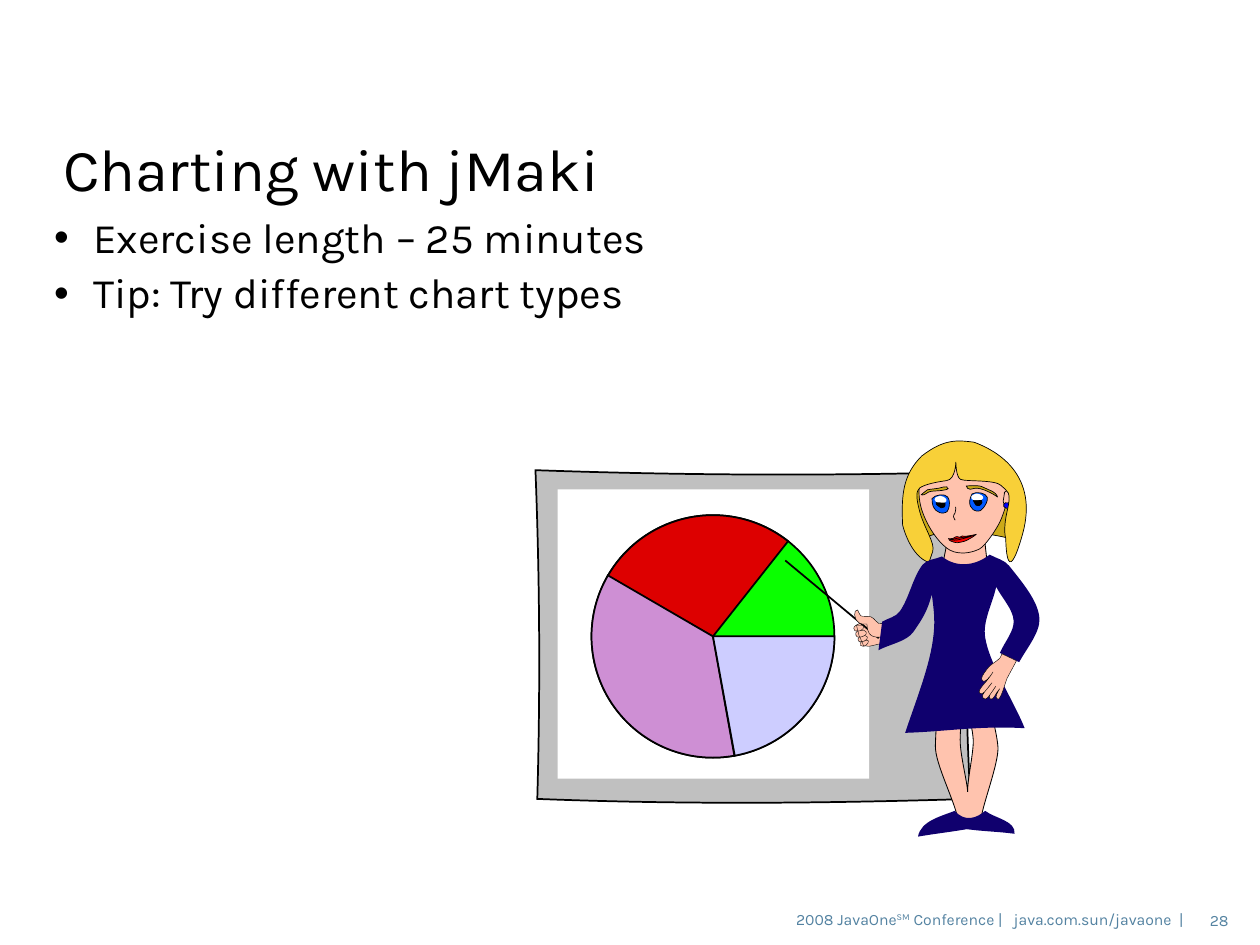
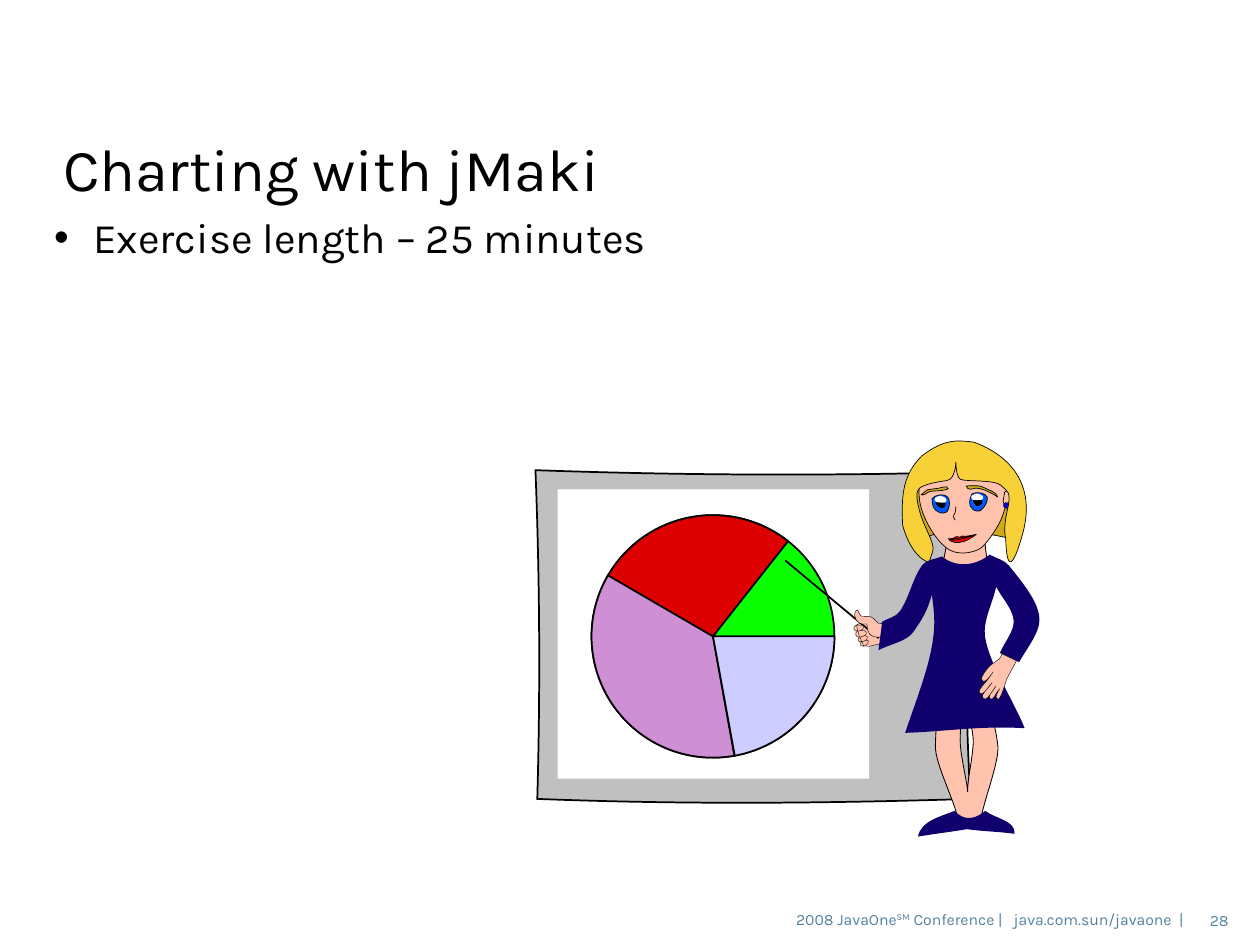
Before and after one commit to dmatej/Glassfish-SVN-Patched, a slide deck: slide 28 of v3/admingui/j1plugin/gfplugin/4520_gfplugin.odp. Drawn at 1260x945 pixels with LibreOffice and Linux fonts; fonts in the diff are those of the drawing; background and template pictures are left out. Boxes give left, top, right and bottom in pixels: in the first picture for what was removed or moved away, otherwise in the second. Text is boxed around its words. In the diff, an @@ line names an element or a change of style, - is before the commit and + after.

```diff
--- a/v3/admingui/j1plugin/gfplugin/4520_gfplugin.odp
+++ b/v3/admingui/j1plugin/gfplugin/4520_gfplugin.odp
@@ text at (93, 279, 623, 319): paragraph removed @@
-• Tip: Try different chart types
```
Also in this commit, not shown: 4 other slides changed, 1 other file.
